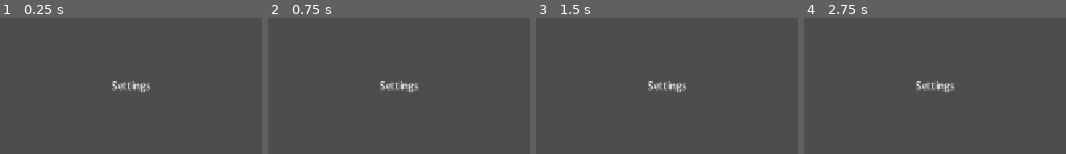
Above: before the commit, frames 1-4 (left to right).
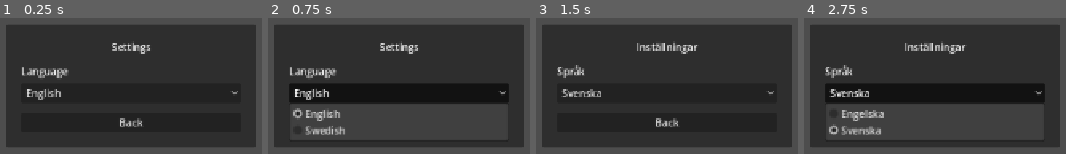
Above: after the commit, the same moments.

Repository: thelinkan/tribbles-kiro
Game: Godot game, scene res://scenes/SettingsScreen.tscn
Two runs of this game, one before a commit and one after it. Both use one fixed random seed, a clock stepped at 60 frames per second and the inputs below. This scene is started directly instead of the project's main scene.
Inputs (mouse positions are in pixels of both pictures, inside the frame that each line leads up to):
- Up to frame 1 (0.25 s): no input
- Up to frame 2 (0.75 s): click (399, 92) at 0.5 s, where only the run after the commit has a clickable "English"
- Up to frame 3 (1.5 s): click (667, 122) at 1.25 s, where only the run after the commit has a clickable "Back"
- Up to frame 4 (2.75 s): click (935, 92) at 2 s, where only the run after the commit has a clickable "Svenska"

The runs differ from the first frame. In frame 1, 85% of the frame differs, in the area x 2-98%, y 5-95%; in frame 2, 64%; in frame 3, 85%; in frame 4, 64%.

Commit message:
Settings screen

Diff:
--- a/client/scenes/SettingsScreen.tscn
+++ b/client/scenes/SettingsScreen.tscn
@@ -1,4 +1,6 @@
-[gd_scene format=3 uid="uid://settings_screen"]
+[gd_scene load_steps=2 format=3 uid="uid://settings_screen"]
+
+[ext_resource type="Script" path="res://scripts/SettingsScreen.gd" id="1_script"]
 
 [node name="SettingsScreen" type="Control"]
 layout_mode = 3
@@ -7,19 +9,51 @@
 anchor_bottom = 1.0
 grow_horizontal = 2
 grow_vertical = 2
+script = ExtResource("1_script")
 
-[node name="Label" type="Label" parent="."]
+[node name="CenterContainer" type="CenterContainer" parent="."]
 layout_mode = 1
-anchors_preset = 8
-anchor_left = 0.5
-anchor_top = 0.5
-anchor_right = 0.5
-anchor_bottom = 0.5
-offset_left = -60.0
-offset_top = -12.0
-offset_right = 60.0
-offset_bottom = 12.0
+anchors_preset = 15
+anchor_right = 1.0
+anchor_bottom = 1.0
 grow_horizontal = 2
 grow_vertical = 2
+
+[node name="PanelContainer" type="PanelContainer" parent="CenterContainer"]
+layout_mode = 2
+custom_minimum_size = Vector2(400, 0)
+
+[node name="MarginContainer" type="MarginContainer" parent="CenterContainer/PanelContainer"]
+layout_mode = 2
+theme_override_constants/margin_left = 24
+theme_override_constants/margin_top = 24
+theme_override_constants/margin_right = 24
+theme_override_constants/margin_bottom = 24
+
+[node name="VBoxContainer" type="VBoxContainer" parent="CenterContainer/PanelContainer/MarginContainer"]
+layout_mode = 2
+theme_override_constants/separation = 16
+
+[node name="TitleLabel" type="Label" parent="CenterContainer/PanelContainer/MarginContainer/VBoxContainer"]
+unique_name_in_owner = true
+layout_mode = 2
 text = "Settings"
 horizontal_alignment = 1
+
+[node name="LanguageSection" type="VBoxContainer" parent="CenterContainer/PanelContainer/MarginContainer/VBoxContainer"]
+layout_mode = 2
+theme_override_constants/separation = 8
+
+[node name="LanguageLabel" type="Label" parent="CenterContainer/PanelContainer/MarginContainer/VBoxContainer/LanguageSection"]
+unique_name_in_owner = true
+layout_mode = 2
+text = "Language"
+
+[node name="LanguageDropdown" type="OptionButton" parent="CenterContainer/PanelContainer/MarginContainer/VBoxContainer/LanguageSection"]
+unique_name_in_owner = true
+layout_mode = 2
+
+[node name="BackButton" type="Button" parent="CenterContainer/PanelContainer/MarginContainer/VBoxContainer"]
+unique_name_in_owner = true
+layout_mode = 2
+text = "Back"
--- /dev/null
+++ b/client/scripts/SettingsScreen.gd
@@ -0,0 +1,64 @@
+## SettingsScreen — language selection and user preferences.
+## Provides a language dropdown (English, Swedish) that persists the choice
+## via the Settings autoload and updates TranslationServer in real time.
+extends Control
+
+# ─── Node References ────────────────────────────────────────────────────────────
+@onready var title_label: Label = %TitleLabel
+@onready var language_label: Label = %LanguageLabel
+@onready var language_dropdown: OptionButton = %LanguageDropdown
+@onready var back_button: Button = %BackButton
+
+# ─── Constants ──────────────────────────────────────────────────────────────────
+## Locale codes matching the dropdown item indices.
+var _locale_codes: Array[String] = ["en", "sv"]
+
+
+# ─── Lifecycle ──────────────────────────────────────────────────────────────────
+
+func _ready() -> void:
+	# Set localised text.
+	title_label.text = tr("UI_SETTINGS")
+	language_label.text = tr("UI_SETTINGS_LANGUAGE")
+
+	# Populate language dropdown.
+	language_dropdown.clear()
+	language_dropdown.add_item(tr("UI_SETTINGS_LANGUAGE_EN"), 0)
+	language_dropdown.add_item(tr("UI_SETTINGS_LANGUAGE_SV"), 1)
+
+	# Set dropdown to current locale.
+	var current_index := _locale_codes.find(Settings.current_locale)
+	if current_index >= 0:
+		language_dropdown.selected = current_index
+
+	# Connect signals.
+	language_dropdown.item_selected.connect(_on_language_selected)
+	back_button.pressed.connect(_on_back_pressed)
+
+	# Listen for language changes to update UI text dynamically.
+	Settings.language_changed.connect(_on_language_changed)
+
+
+# ─── Signal Handlers ────────────────────────────────────────────────────────────
+
+## Called when the player selects a language from the dropdown.
+func _on_language_selected(index: int) -> void:
+	if index < 0 or index >= _locale_codes.size():
+		return
+	var locale := _locale_codes[index]
+	Settings.set_language(locale)
+
+
+## Called when the language changes — refresh all localised text.
+func _on_language_changed(_locale: String) -> void:
+	title_label.text = tr("UI_SETTINGS")
+	language_label.text = tr("UI_SETTINGS_LANGUAGE")
+
+	# Update dropdown item text without changing selection.
+	language_dropdown.set_item_text(0, tr("UI_SETTINGS_LANGUAGE_EN"))
+	language_dropdown.set_item_text(1, tr("UI_SETTINGS_LANGUAGE_SV"))
+
+
+## Navigate back to the main menu.
+func _on_back_pressed() -> void:
+	get_tree().change_scene_to_file("res://scenes/MainMenu.tscn")
Not shown, added: client/scripts/EndOfGameScreen.gd.uid
Not shown, added: client/scripts/EndOfRoundScreen.gd.uid
Not shown, added: client/scripts/SettingsScreen.gd.uid
Not shown, changed: .kiro/specs/tribbles-multiplayer-game/tasks.md
